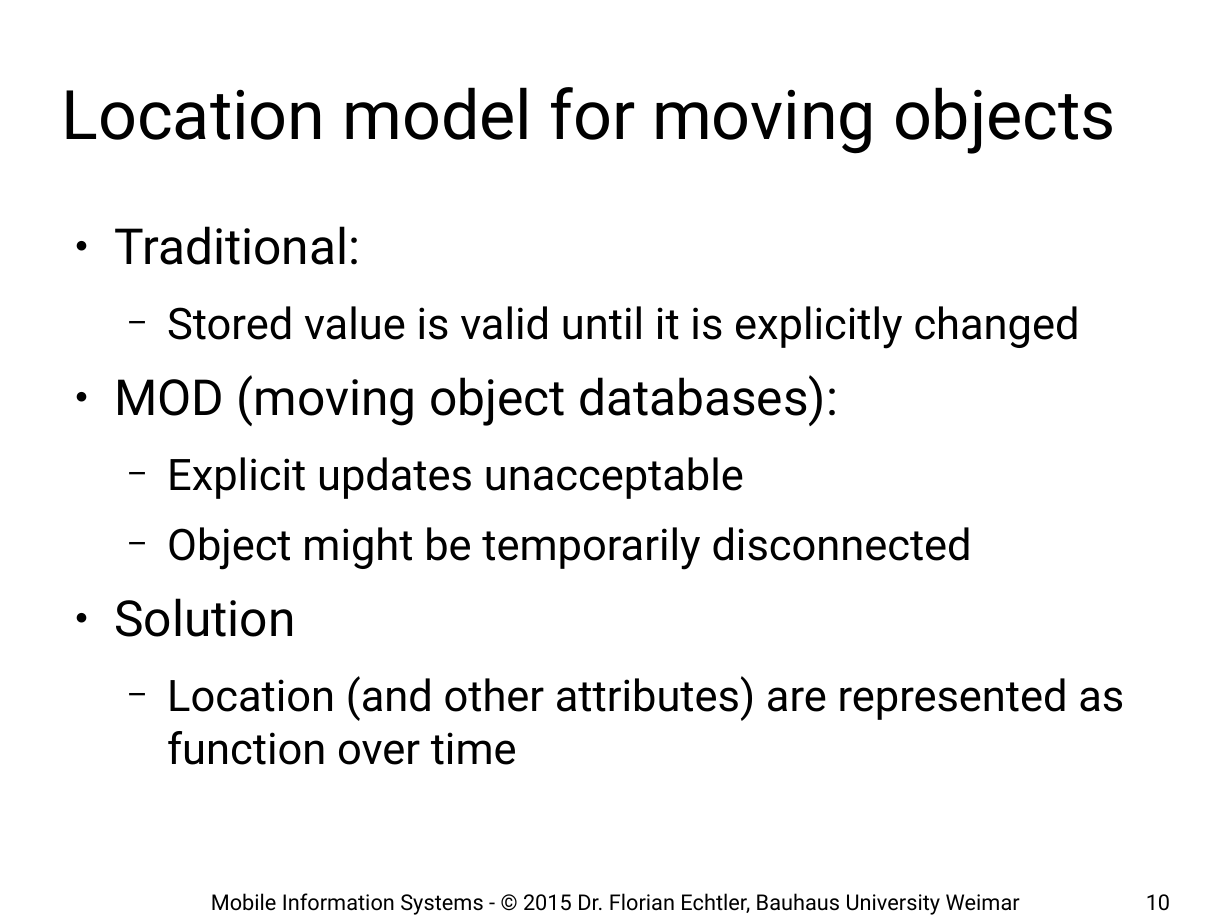
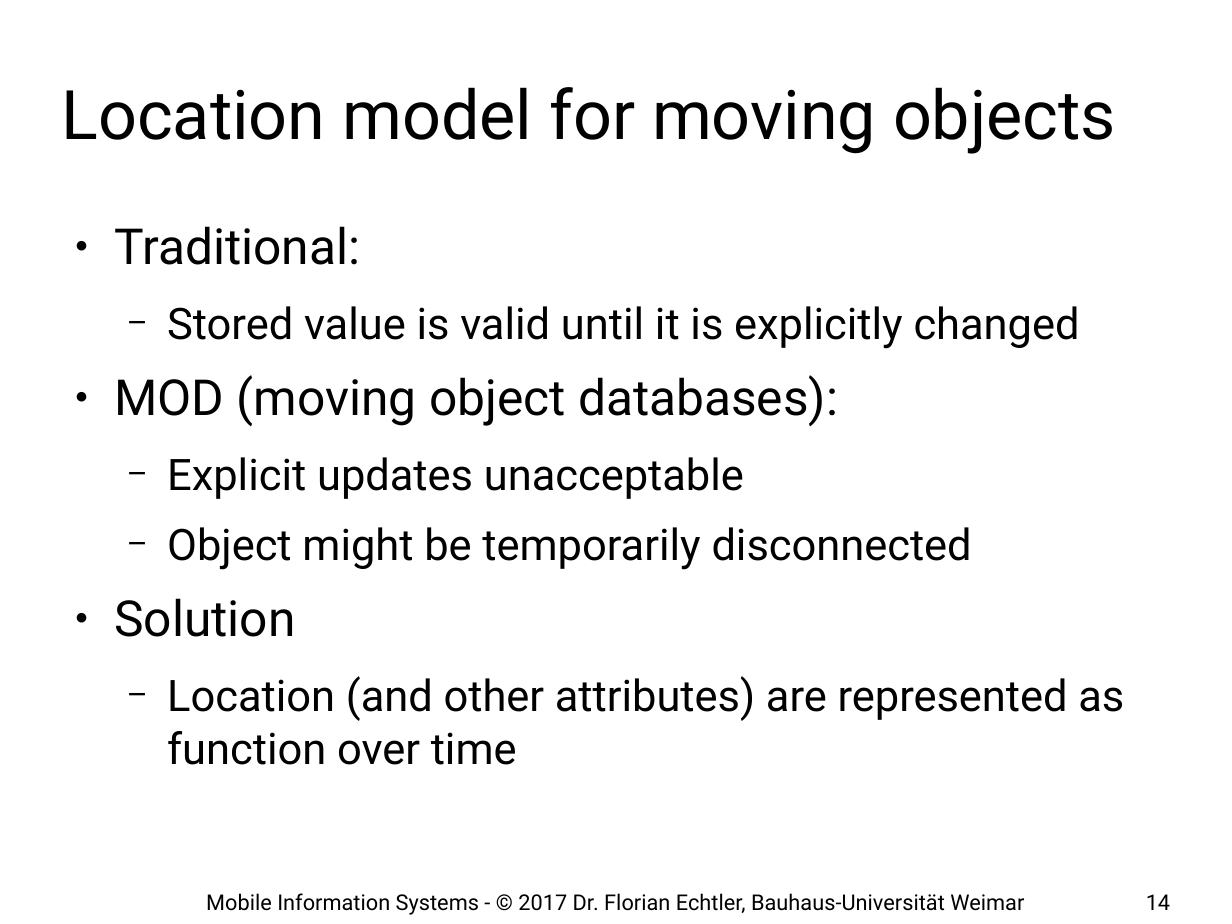
Before and after one commit to floe/mobile-information-systems, a slide deck: slide 14 of 11-case-studies.odp (slide 10 before the commit). Drawn at 1232x924 pixels with LibreOffice and Linux fonts; fonts in the diff are those of the drawing; background and template pictures are left out. Boxes give left, top, right and bottom in pixels: in the first picture for what was removed or moved away, otherwise in the second. Text is boxed around its words. In the diff, an @@ line names an element or a change of style, - is before the commit and + after.

```diff
--- a/11-case-studies.odp
+++ b/11-case-studies.odp
@@ text at bbox=[206, 893, 1024, 915]: text changed @@
-Mobile Information Systems - © 2015 Dr. Florian Echtler, Bauhaus University Weimar
+Mobile Information Systems - © 2017 Dr. Florian Echtler, Bauhaus-Universität Weimar
@@ page number at bbox=[1146, 894, 1170, 910]: text changed @@
-10
+14
```
Also in this commit, not shown: 28 other slides changed, 4 slides added.
